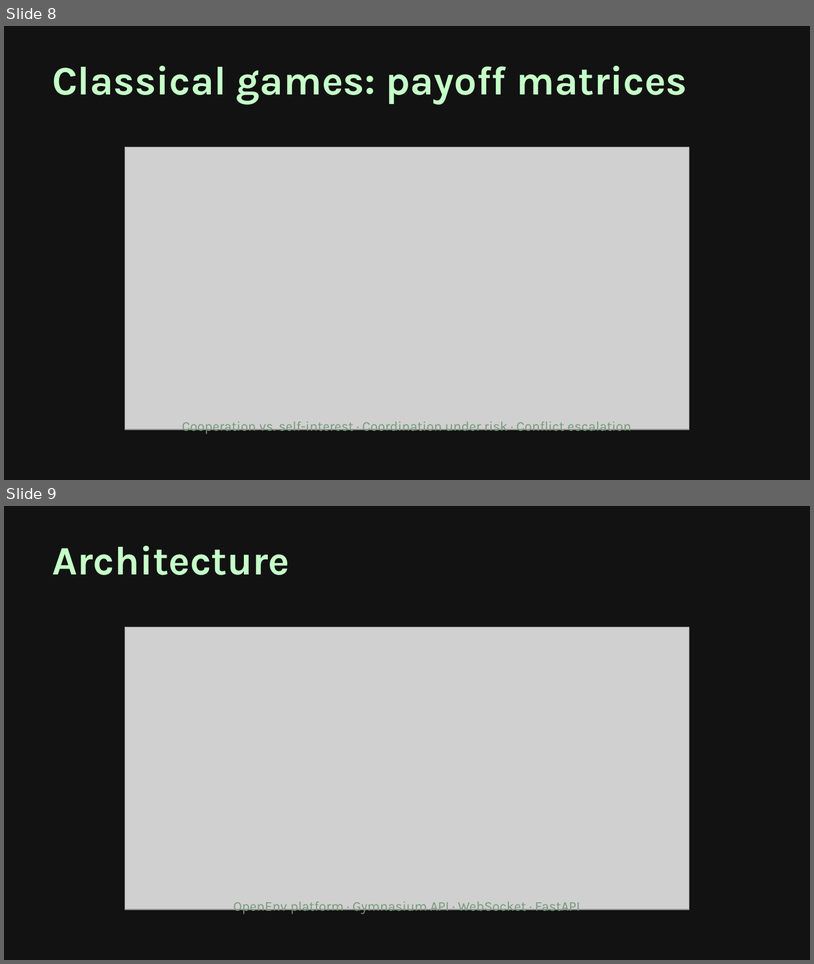
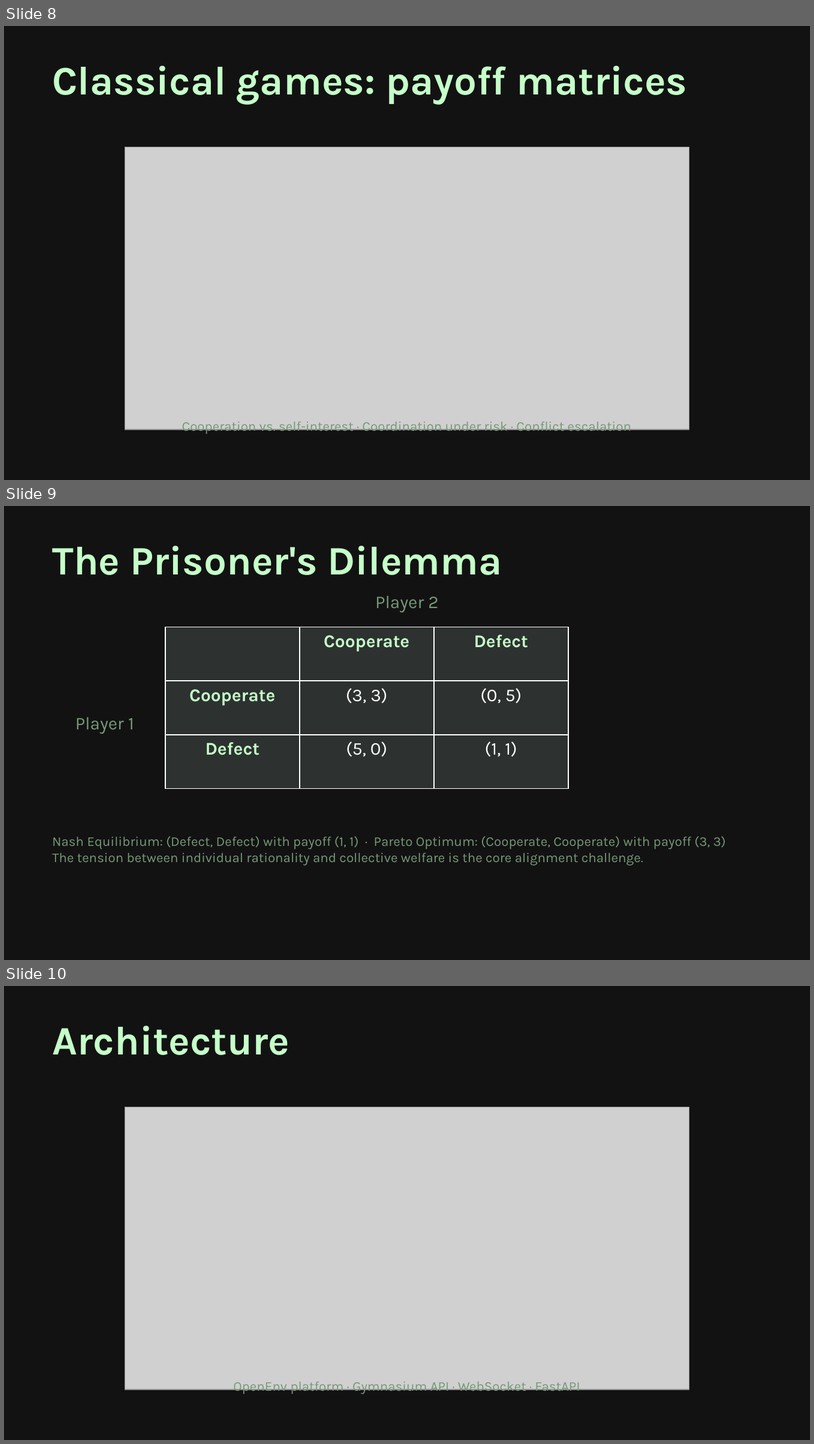
Before and after one commit to wisent-ai/OpenEnv, a slide deck: slides/gslides/kant_slides.pptx. Shown one above the other, each under a label of ours: slides 8 and 9 before the commit, slides 8, 9 and 10 after it. The pictures are 814x964 and 814x1444 pixels, drawn with LibreOffice and Linux fonts; fonts in the diff are those of the drawing; grey boxes stand for pictures. Boxes give left, top, right and bottom in pixels: in the first picture for what was removed or moved away, otherwise in the second. Text is boxed around its words. In the diff, an @@ line names an element or a change of style, - is before the commit and + after.

```diff
--- a/slides/gslides/kant_slides.pptx
+++ b/slides/gslides/kant_slides.pptx
@@ slide 9 added at [4, 506, 810, 960], background #121212 @@
@@ text added at [52, 546, 503, 575], 36 pt, text #C5FFC8, bold @@
+The Prisoner's Dilemma
@@ text added at [375, 595, 438, 612], 16 pt, text #769978 @@
+Player 2
@@ table added at [165, 627, 569, 788], 3 rows, 3 columns @@
+ | Cooperate | Defect
+Cooperate | (3, 3) | (0, 5)
+Defect | (5, 0) | (1, 1)
@@ text added at [75, 717, 134, 733], 16 pt, text #769978 @@
+Player 1
@@ text added at [52, 836, 726, 865], 12 pt, text #769978 @@
+Nash Equilibrium: (Defect, Defect) with payoff (1, 1) · Pareto Optimum: (Cooperate, Cooperate) with payoff (3, 3)
+The tension between individual rationality and collective welfare is the core alignment challenge.
@@ what was slide 9 is now slide 10 @@
```
Also in this commit, not shown: 2 slides changed, 12 other files.
